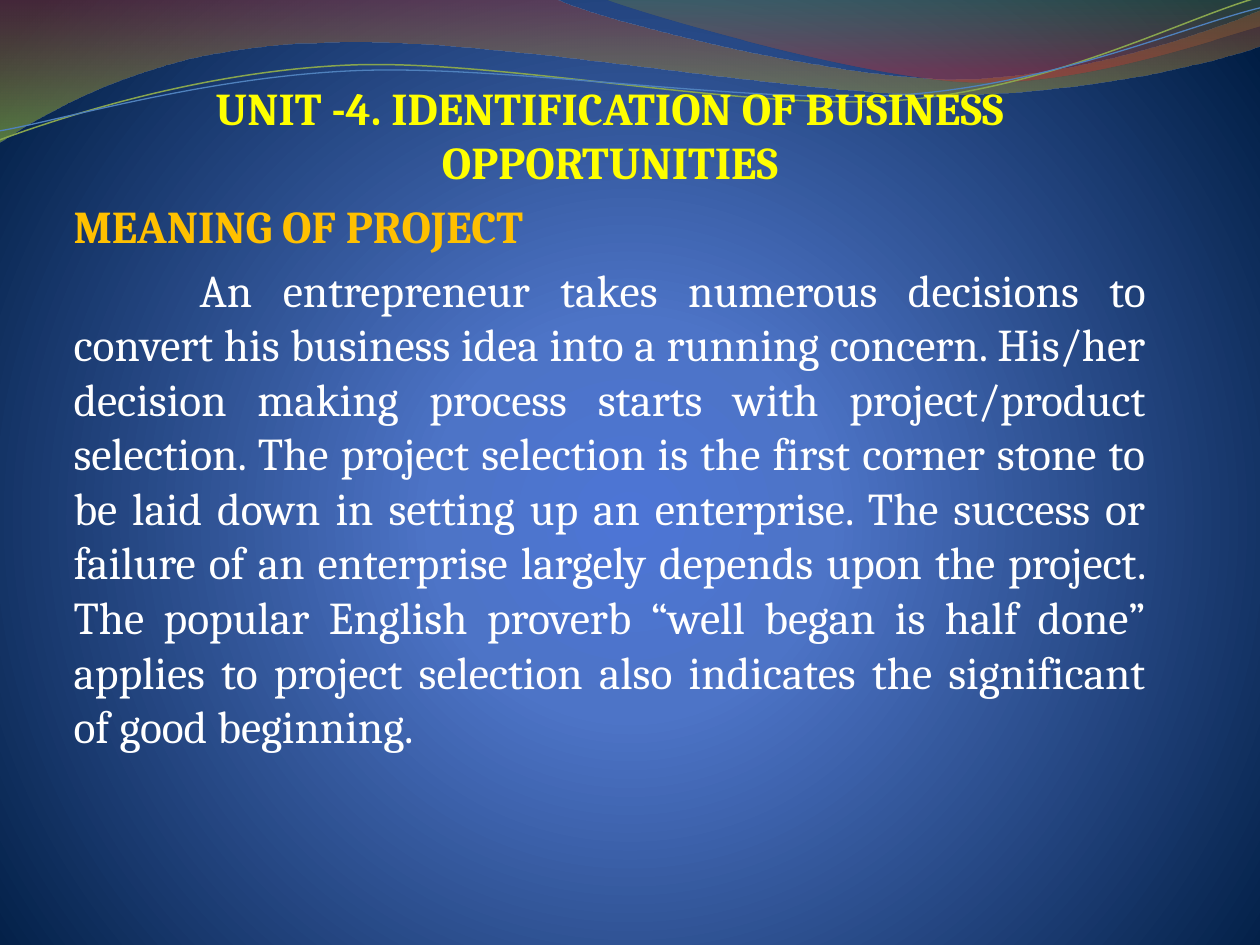
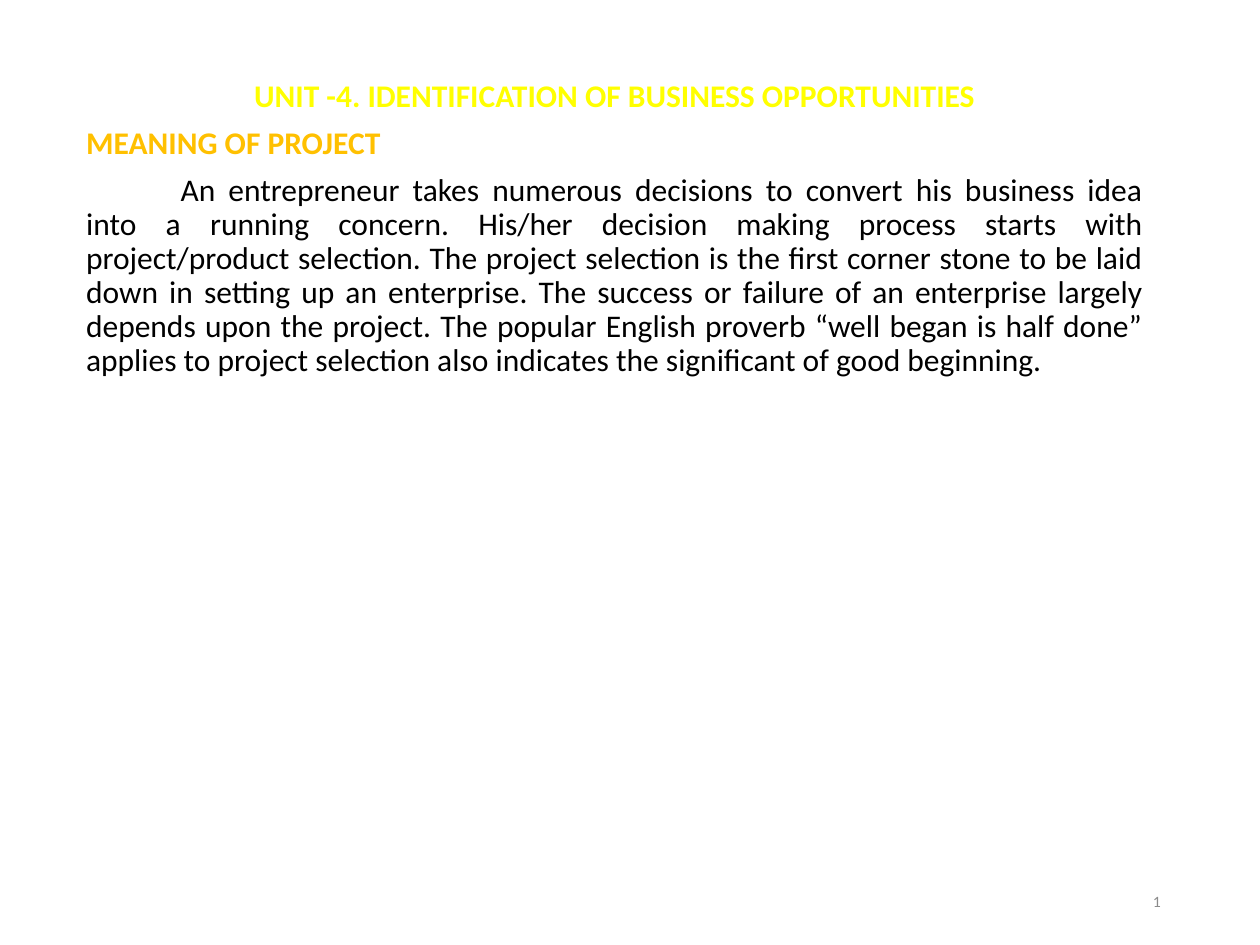
Before and after one commit to DroidFreak32/8sem, a slide deck: slide 1 of OME/Identification of business opportunities unit 4 a.pptx. Drawn at 1260x945 pixels with LibreOffice and Linux fonts; fonts in the diff are those of the drawing. Boxes give left, top, right and bottom in pixels: in the first picture for what was removed or moved away, otherwise in the second. Text is boxed around its words. In the diff, an @@ line names an element or a change of style, - is before the commit and + after.

```diff
--- a/OME/Identification of business opportunities unit 4 a.pptx
+++ b/OME/Identification of business opportunities unit 4 a.pptx
@@ background gradient #4D75D6 to #4E72C7 to #001F44 to #FFFFFF @@
@@ freeform shape removed at (0, 0, 1260, 142) @@
@@ freeform shape removed at (0, 0, 1260, 147) @@
@@ freeform shape removed at (0, 8, 1260, 141) @@
@@ freeform shape removed at (604, 0, 1260, 87) @@
@@ subtitle "UNIT -4. IDENTIFICATION OF BUSINESS ..." at (86, 86, 1142, 377): size 26 to 18 pt, font Cambria to Calibri; text colour #FFFFFF to #000000 in "An entrepreneur takes numerous decisions to convert ..."; line spacing 1 to 0.9; more space between paragraphs @@
@@ page number added at (1153, 897, 1161, 907), 9 pt, text #8C8C8C @@
+1
```
Also in this commit, not shown: 9 other slides changed, 13 other files.
